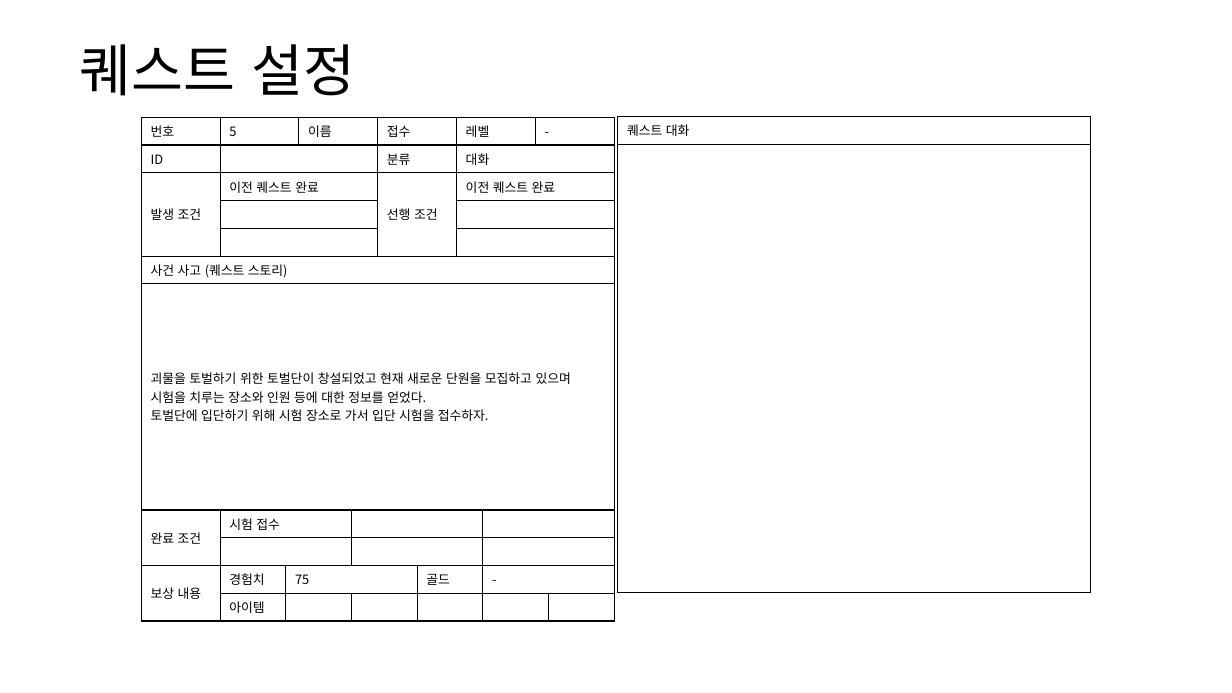
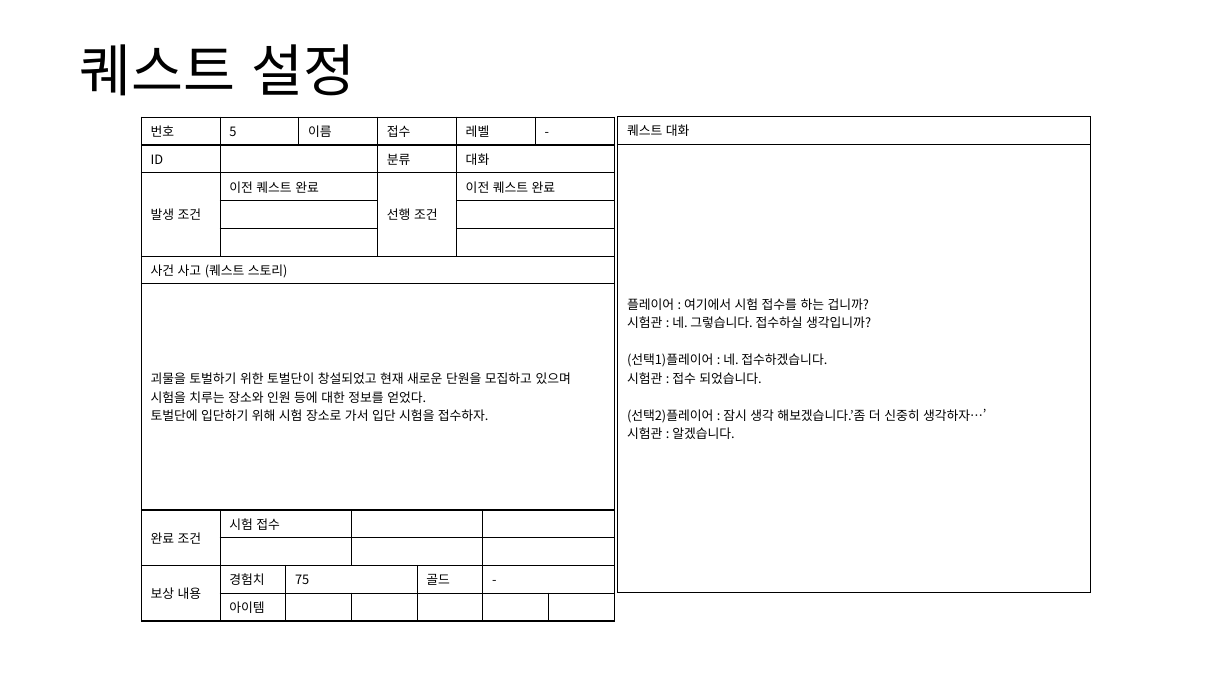
Before and after one commit to yjk0401/unityenginebasic_9th, a slide deck: slide 22 of 기획/퀘스트(메인) 기획서.pptx (slide 25 before the commit). Drawn at 1232x693 pixels with LibreOffice and Linux fonts; fonts in the diff are those of the drawing. Boxes give left, top, right and bottom in pixels: in the first picture for what was removed or moved away, otherwise in the second. Text is boxed around its words. In the diff, an @@ line names an element or a change of style, - is before the commit and + after.

```diff
--- a/기획/퀘스트(메인) 기획서.pptx
+++ b/기획/퀘스트(메인) 기획서.pptx
@@ table at (618,116,1092,590) @@
-row 2, column 1: 
+row 2, column 1: 플레이어 : 여기에서 시험 접수를 하는 겁니까? / 시험관 : 네. 그렇습니다. 접수하실 생각입니까? / (선택1)플레이어 : 네. 접수하겠습니다. / 시험관 : 접수 되었습니다. / (선택2)플레이어 : 잠시 생각 해보겠습니다.’좀 더 신중히 생각하자…’ / 시험관 : 알겠습니다.
```
Also in this commit, not shown: 15 other slides changed, 3 slides removed, 3 other files.
